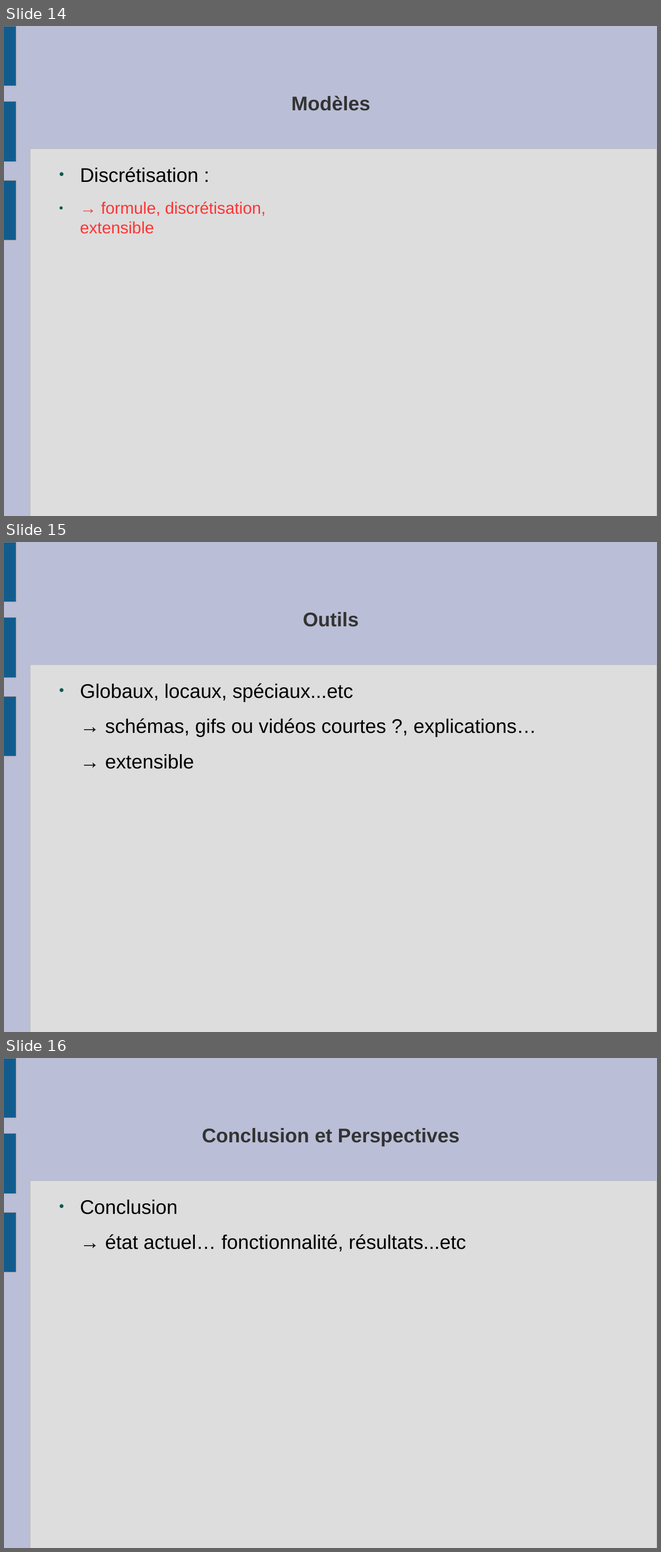
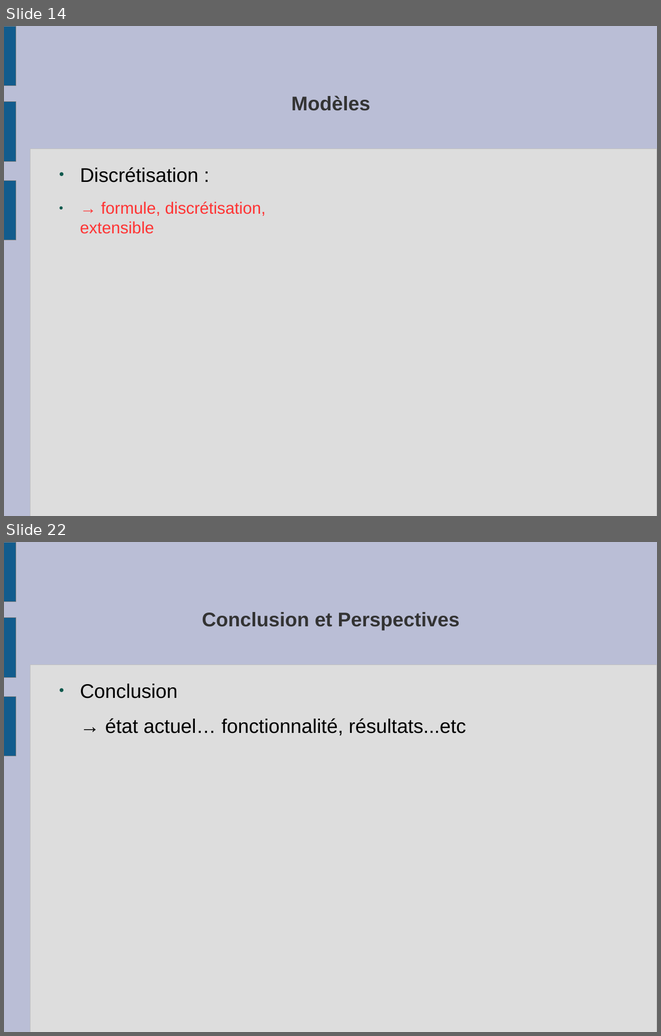
Before and after one commit to slvrgauthier/OpenSculpt, a slide deck: Documentation/Soutenance.odp. Shown one above the other, each under a label of ours: slides 14, 15 and 16 before the commit, slides 14 and 22 after it; the slides between them are not shown. The pictures are 661x1552 and 661x1036 pixels, drawn with LibreOffice and Linux fonts; fonts in the diff are those of the drawing. Boxes give left, top, right and bottom in pixels: in the first picture for what was removed or moved away, otherwise in the second. Text is boxed around its words. In the diff, an @@ line names an element or a change of style, - is before the commit and + after.

```diff
--- a/Documentation/Soutenance.odp
+++ b/Documentation/Soutenance.odp
@@ slide 15 removed at (4,542,657,1032), background #BABED6; not listed: 4 template elements that a slide beside it also shows @@
@@ title removed at (303,612,359,627) @@
-Outils
@@ text removed at (80,683,537,769) @@
-● Globaux, locaux, spéciaux...etc
-→ schémas, gifs ou vidéos courtes ?, explications…
-→ extensible
@@ what was slide 16 is now slide 22 @@
```
Also in this commit, not shown: 7 slides added, 2 other files.
